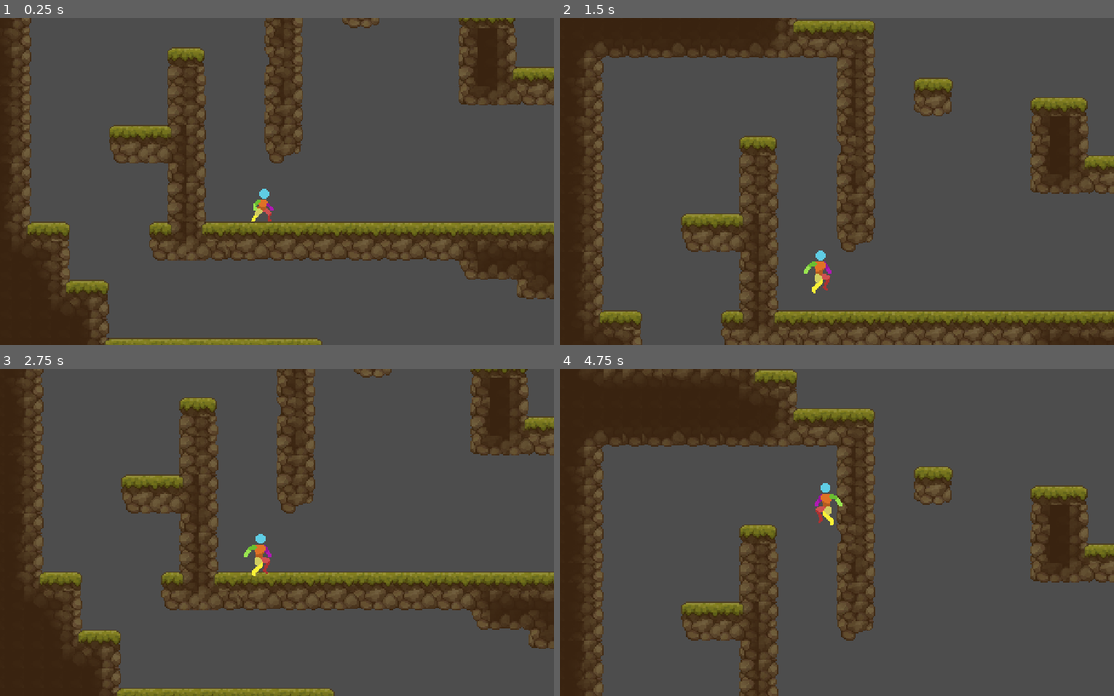
Above: before the commit, frames 1-4 (two rows, left to right).
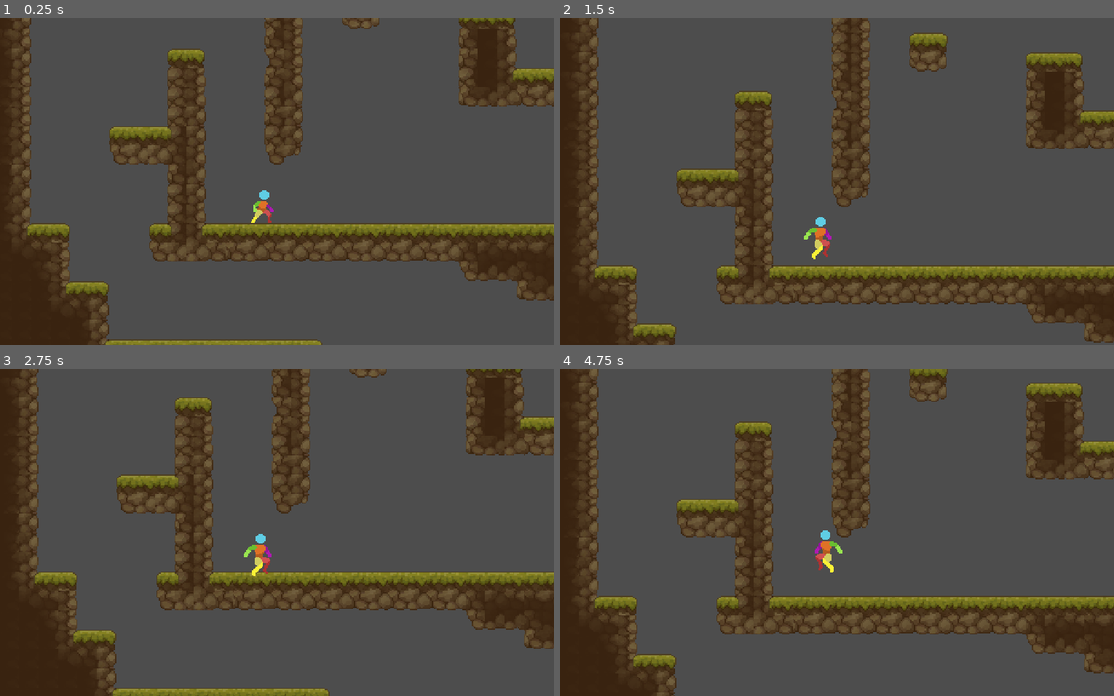
Above: after the commit, the same moments.

Repository: Ketei/UnnamedGame
Game: Godot game, scene res://Test/test_world.tscn
Two runs of this game, one before a commit and one after it. Both use one fixed random seed, a clock stepped at 60 frames per second and the inputs below.
Inputs:
- Up to frame 1 (0.25 s): no input
- Up to frame 2 (1.5 s): tap Enter (ui_accept) at 0.5 s; hold Right (gc_right) 0.53-1.28 s; hold Shift (gc_walk) 0.53-1.28 s; tap A (gc_jump) at 0.77 s; hold Down (gc_down) from 1.28 s (still down); tap Shift (gc_walk) at 1.35 s
- Up to frame 3 (2.75 s): tap A (gc_jump) at 1.52 s; release Down (gc_down) at 2.03 s; hold Right (gc_right) from 2.03 s (still down); hold Shift (gc_walk) from 2.03 s (still down)
- Up to frame 4 (4.75 s): release Right (gc_right) at 2.78 s; release Shift (gc_walk) at 2.78 s; hold Up (gc_up) 2.78-3.53 s; tap Shift (gc_walk) at 2.85, 4.35 s; tap A (gc_jump) at 3.02, 3.77, 4.52 s; hold Shift (gc_walk) 3.53-4.28 s; hold Left (gc_left) from 3.53 s (still down)

The runs differ from the first frame. In frame 1, 4.1% of the frame differs, in the area x 1-100%, y 0-100%; in frame 2, 38%; in frame 3, 8.5%; in frame 4, 40%, in the area x 3-100%, y 0-100%.
Error in both runs: Invalid access to property or key '_time_to_peak' on a base object of type 'CharacterBody2D (Player)'. (res://Scripts/Modules/Behaviours/Movement/Player/Jump.g…

Commit message:
Updated grid size
Pixel art block is 16x16

Diff:
--- a/Scripts/Globals/GameProperties.gd
+++ b/Scripts/Globals/GameProperties.gd
@@ -6,7 +6,7 @@
 enum TerrainState {GROUND, AIR, LIQUID}
 
 # Info about the tileset resolution. This is used to calculate gravity, velocity, etc.
-const grid_size: int = 32
+const grid_size: int = 16
 const target_framerate: int = 60
 
 # Types of damage in game
